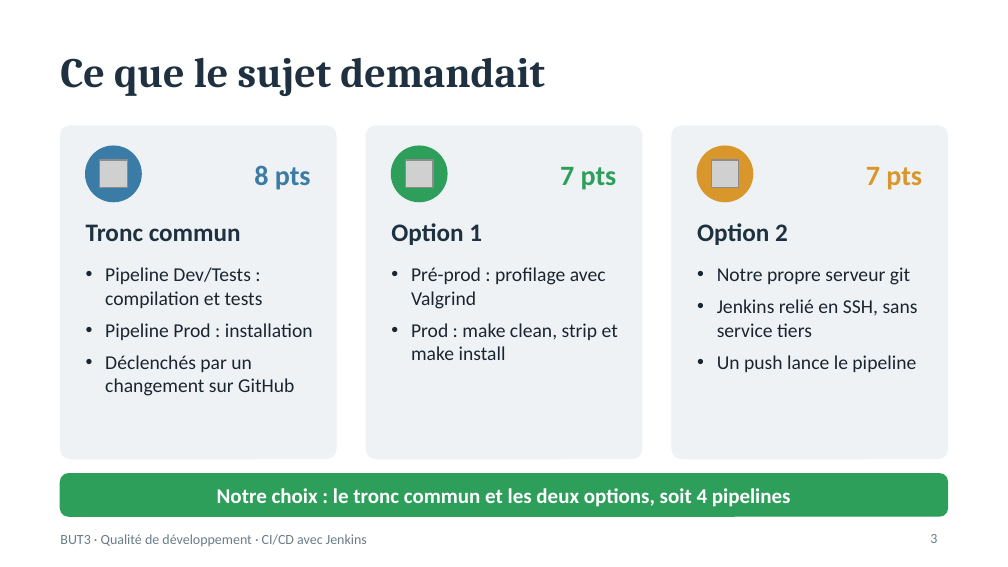
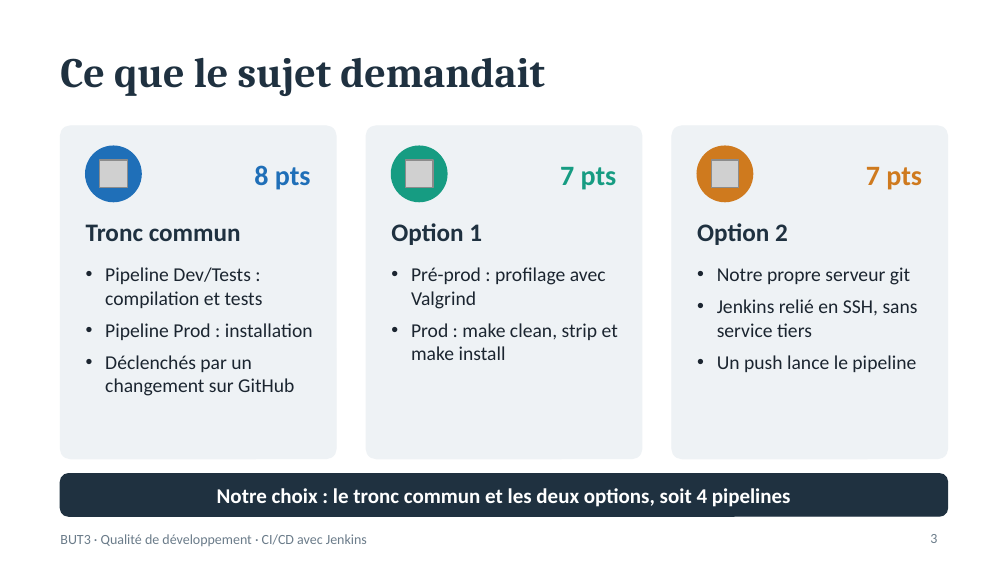
Before and after one commit to humariu506/test_jenkins, a slide deck: slide 3 of docs/Presentation_CICD_Jenkins.pptx. Drawn at 1008x567 pixels with LibreOffice and Linux fonts; fonts in the diff are those of the drawing; grey boxes stand for pictures. Boxes give left, top, right and bottom in pixels: in the first picture for what was removed or moved away, otherwise in the second. Text is boxed around its words. In the diff, an @@ line names an element or a change of style, - is before the commit and + after.

```diff
--- a/docs/Presentation_CICD_Jenkins.pptx
+++ b/docs/Presentation_CICD_Jenkins.pptx
@@ ellipse at (86,146,141,202): fill #3A7CA5 to #1F6FB8; outline #3A7CA5 1 pt to #1F6FB8 1 pt @@
@@ text "8 pts" at (254,165,311,190): text colour #3A7CA5 to #1F6FB8 @@
@@ ellipse at (391,146,447,202): fill #2E9E5B to #169C82; outline #2E9E5B 1 pt to #169C82 1 pt @@
@@ text "7 pts" at (560,167,617,190): text colour #2E9E5B to #169C82 @@
@@ ellipse at (698,146,753,202): fill #D9962B to #CF7A1E; outline #D9962B 1 pt to #CF7A1E 1 pt @@
@@ text "7 pts" at (866,167,922,190): text colour #D9962B to #CF7A1E @@
@@ rounded rectangle at (60,474,948,516): fill #2E9E5B to #1F3140; outline #2E9E5B 1 pt to #1F3140 1 pt @@
```
Also in this commit, not shown: 4 other slides changed, 13 slides added.
